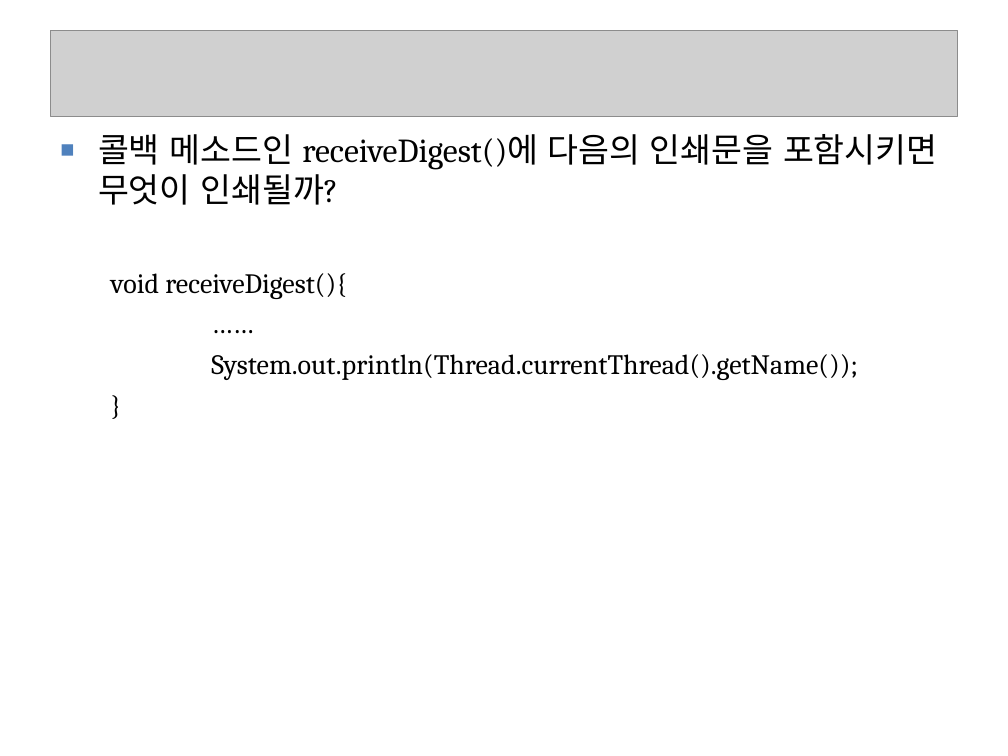
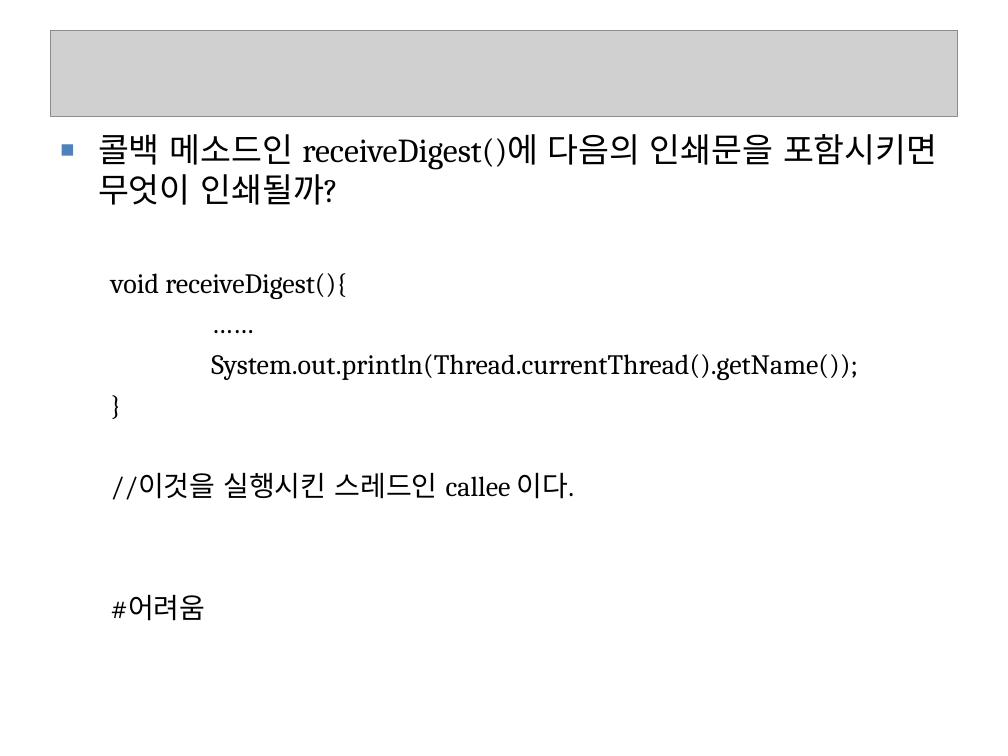
Before and after one commit to seleuchel/javaNetwork, a slide deck: slide 53 of ppt/262_chap03Threads2_1015.ppt (slide 52 before the commit). Drawn at 1008x756 pixels with LibreOffice and Linux fonts; fonts in the diff are those of the drawing; grey boxes stand for pictures; background and template pictures are left out. Boxes give left, top, right and bottom in pixels: in the first picture for what was removed or moved away, otherwise in the second. Text is boxed around its words. In the diff, an @@ line names an element or a change of style, - is before the commit and + after.

```diff
--- a/ppt/262_chap03Threads2_1015.ppt
+++ b/ppt/262_chap03Threads2_1015.ppt
@@ text at [111, 472, 574, 621]: paragraphs added @@
+  //이것을 실행시킨 스레드인 callee 이다.
+  #어려움
```
Also in this commit, not shown: 13 other slides changed, 2 slides added, 18 other files.
